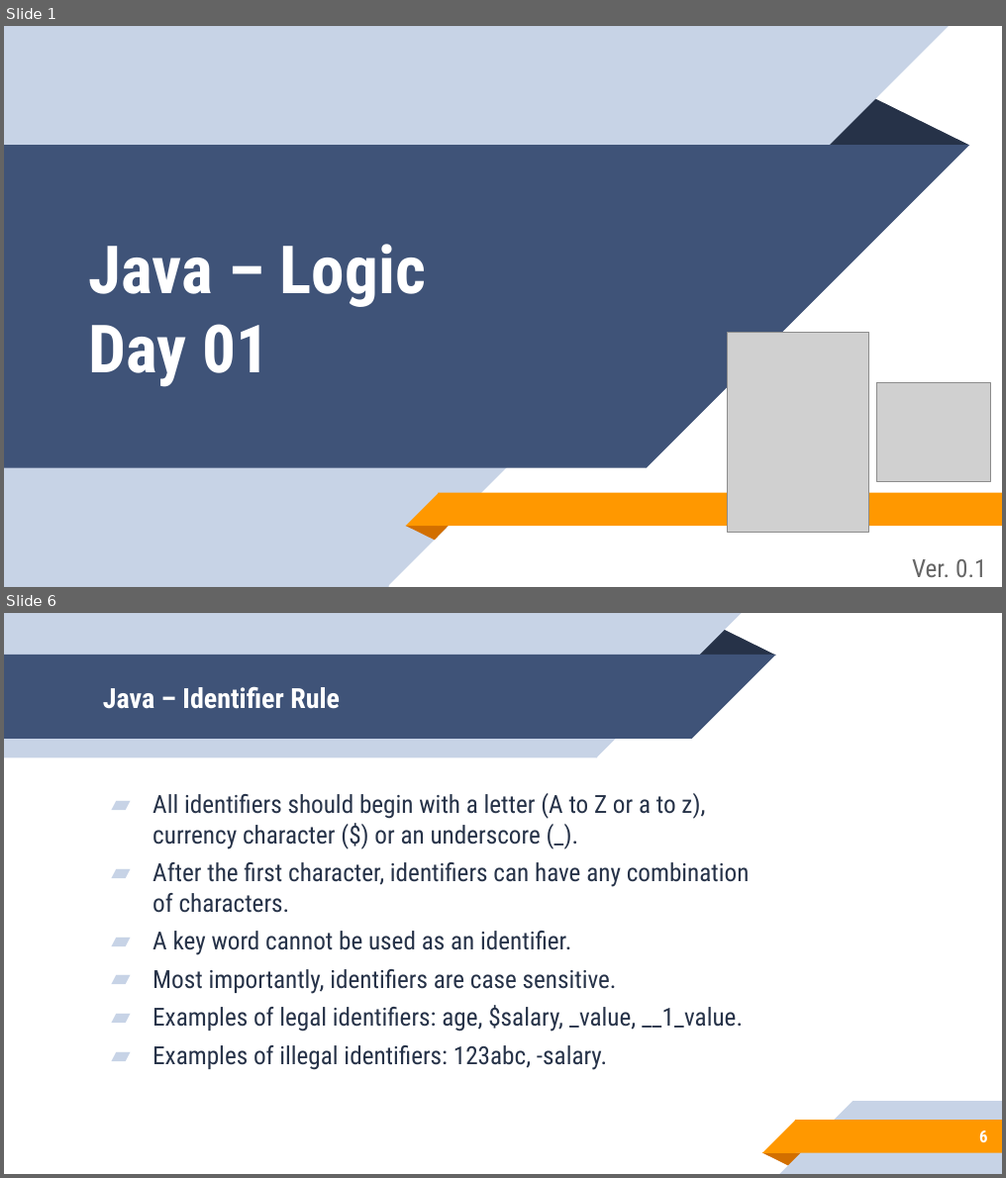
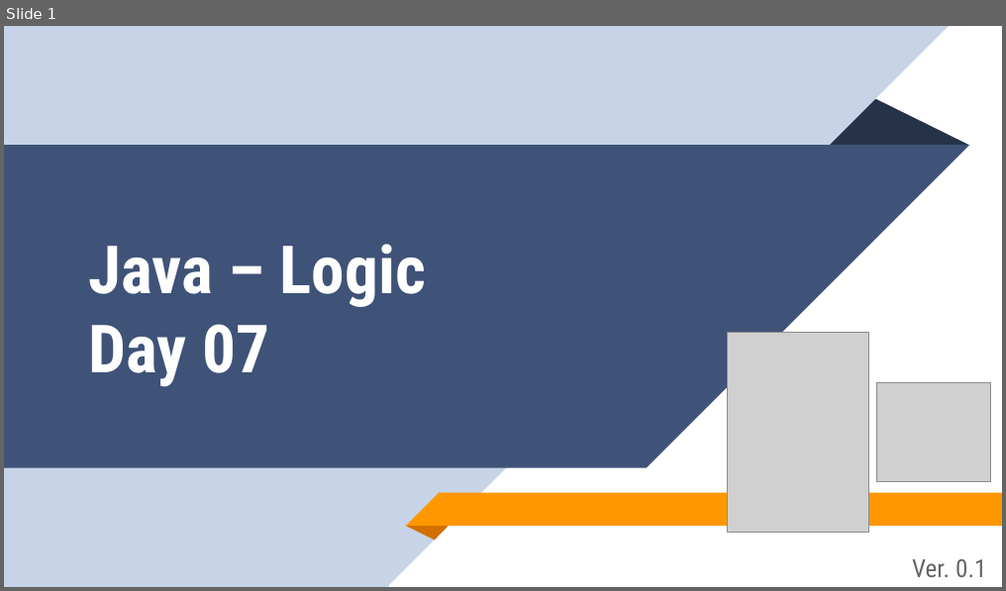
Before and after one commit to aronipurwanto/materi-xa, a slide deck: java/java-logic/Slide-Java-Logic-07.pptx. Shown one above the other, each under a label of ours: slides 1 and 6 before the commit, slide 1 after it; the slides between them are not shown. The pictures are 1006x1178 and 1006x591 pixels, drawn with LibreOffice and Linux fonts; fonts in the diff are those of the drawing; grey boxes stand for pictures. Boxes give left, top, right and bottom in pixels: in the first picture for what was removed or moved away, otherwise in the second. Text is boxed around its words. In the diff, an @@ line names an element or a change of style, - is before the commit and + after.

Commit message:
update logic 6

```diff
--- a/java/java-logic/Slide-Java-Logic-07.pptx
+++ b/java/java-logic/Slide-Java-Logic-07.pptx
@@ slide 6 removed at (4,613,1002,1174), background #FFFFFF @@
@@ group removed at (4,613,775,758): 2 rectangles, 2 right triangles, 1 triangle @@
@@ title removed at (103,686,340,709) @@
-Java – Identifier Rule
@@ text removed at (152,793,749,1070) @@
-▰ All identifiers should begin with a letter (A to Z or a to z), currency character ($) or an underscore (_).
-▰ After the first character, identifiers can have any combination of characters.
-▰ A key word cannot be used as an identifier.
-▰ Most importantly, identifiers are case sensitive.
-▰ Examples of legal identifiers: age, $salary, _value, __1_value.
-▰ Examples of illegal identifiers: 123abc, -salary.
@@ group removed at (762,1101,1002,1173): 2 rectangles, 2 right triangles, 1 triangle @@
@@ page number removed at (979,1131,987,1143) @@
-6
@@ slide 1 changed as well @@
@@ title at (89,244,426,387): text changed @@
-Java – Logic
-Day 01
+Java – Logic
+Day 07
```
Also in this commit, not shown: 12 other slides changed, 40 slides added, 20 other slides removed, 41 other files.
